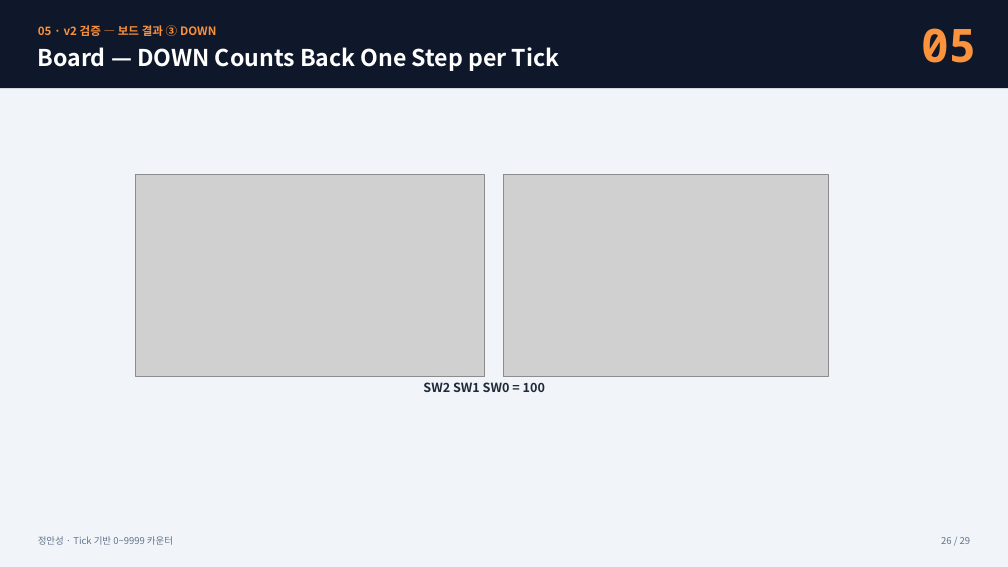
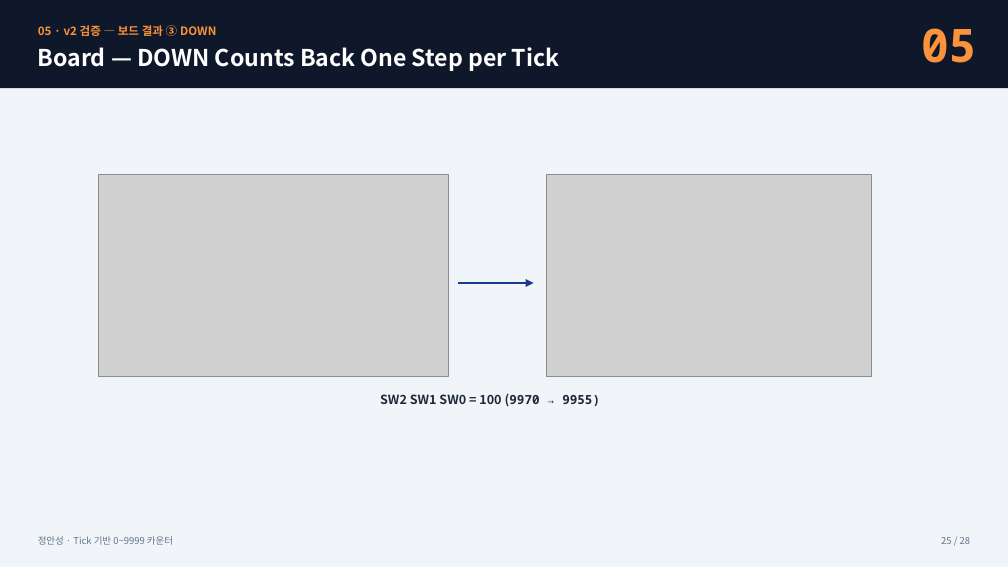
Before and after one commit to kimsacademy1234-max/System_Verilog, a slide deck: slide 25 of homework/counter_10000_project/Counter_10000_Tick_정안성.pptx (slide 26 before the commit). Drawn at 1008x567 pixels with LibreOffice and Linux fonts; fonts in the diff are those of the drawing; grey boxes stand for pictures. Boxes give left, top, right and bottom in pixels: in the first picture for what was removed or moved away, otherwise in the second. Text is boxed around its words. In the diff, an @@ line names an element or a change of style, - is before the commit and + after.

```diff
--- a/homework/counter_10000_project/Counter_10000_Tick_정안성.pptx
+++ b/homework/counter_10000_project/Counter_10000_Tick_정안성.pptx
@@ picture: place and size @@
-picture at (135, 175, 485, 377)
+picture at (99, 175, 448, 377)
@@ picture: place and size @@
-picture at (504, 175, 829, 377)
+picture at (546, 175, 871, 377)
@@ freeform shape added at (458, 283, 534, 283), outline #1E3A8A 2.5 pt @@
@@ text at (380, 393, 600, 407): text changed @@
-SW2 SW1 SW0 = 100
+SW2 SW1 SW0 = 100 (9970 → 9955)
```
Also in this commit, not shown: 26 other slides changed, 1 slide removed, 13 other files.
